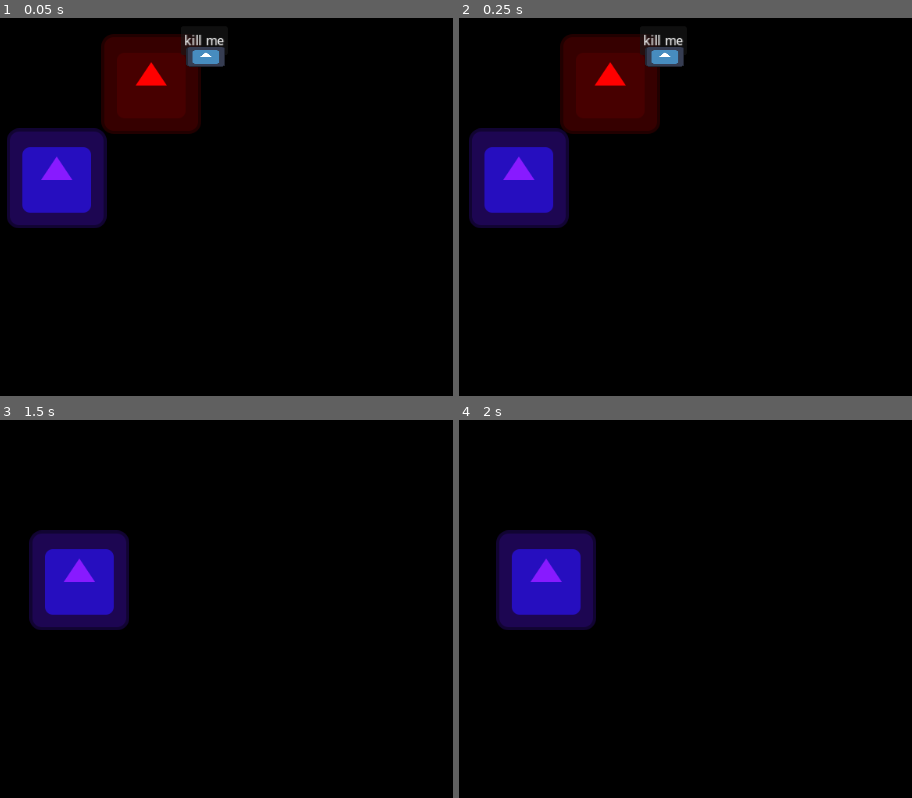
Above: before the commit, frames 1-4 (two rows, left to right).
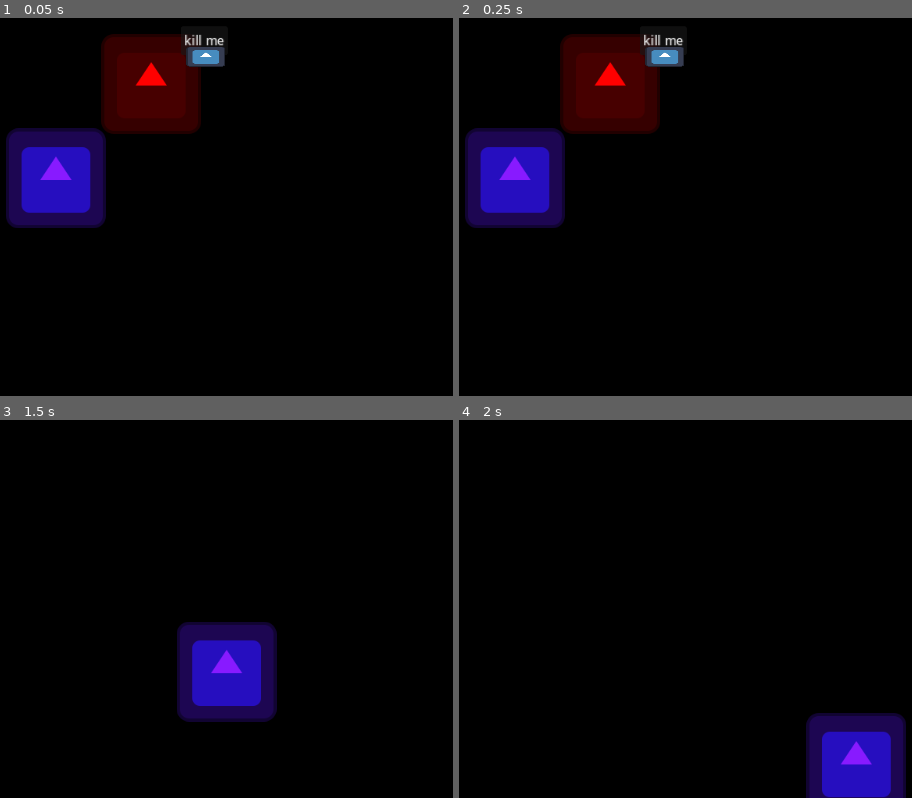
Above: after the commit, the same moments.

Repository: Valentino-02/GMTK-JamGame
Game: Godot game, scene res://src/mainGame/MainGame.tscn
Two runs of this game, one before a commit and one after it. Both use one fixed random seed, a clock stepped at 60 frames per second and the inputs below. This scene is started directly instead of the project's main scene. The engine's default icon, where the game draws it, is replaced by a stand-in: a white triangle on a blue panel in a dark square.
Inputs:
- Up to frame 1 (0.05 s): no input
- Up to frame 2 (0.25 s): no input
- Up to frame 3 (1.5 s): click "kill me" at 0.5 s; click "kill me" at 1.25 s
- Up to frame 4 (2 s): no input

The runs differ from the first frame. In frame 1, 0.3% of the frame differs, in the area x 1-24%, y 30-56%; in frame 2, 1.3%; in frame 3, 12%, in the area x 6-62%, y 29-80%; in frame 4, 11%.

Commit message:
Basics for the monolog system

Diff:
--- a/src/mainGame/MainGame.gd
+++ b/src/mainGame/MainGame.gd
@@ -4,6 +4,8 @@
 
 signal confirmEntityDrop
 signal destructionLevelChanged(newValue)
+signal nextInteraction
+signal nextMonolog
 
 @onready var artist : Artist = $Artist
 @onready var enemyHolder = $EnemyHolder
@@ -50,3 +52,14 @@
 		var enemy = createEnemy(entityData)
 		addEnemy(enemy, position)
 		confirmEntityDrop.emit()
+
+
+func wait_next_monolog():
+	$MainPath.pause()
+	await nextMonolog
+	$MainPath.play()
+
+func wait_next_interaction(): # probably won't be useful since we're not stopping the Hero during the monologs
+	$MainPath.pause()
+	await nextInteraction
+	$MainPath.play()
--- a/src/mainGame/MainGame.tscn
+++ b/src/mainGame/MainGame.tscn
@@ -1,8 +1,74 @@
-[gd_scene load_steps=4 format=3 uid="uid://cy6rfg8vo74ya"]
+[gd_scene load_steps=8 format=3 uid="uid://cy6rfg8vo74ya"]
 
 [ext_resource type="Script" path="res://src/mainGame/MainGame.gd" id="1_umqn8"]
 [ext_resource type="PackedScene" uid="uid://caf56my2j70l6" path="res://src/mainGame/artist/Artist.tscn" id="2_2kxur"]
 [ext_resource type="PackedScene" uid="uid://drdr270irnb58" path="res://src/mainGame/entities/hero/Hero.tscn" id="3_8i8y7"]
+[ext_resource type="PackedScene" uid="uid://c7lm71kklyqd6" path="res://src/UI/Monolog.tscn" id="4_ykf7q"]
+
+[sub_resource type="Animation" id="Animation_jolqv"]
+resource_name = "Main"
+length = 60.0
+tracks/0/type = "value"
+tracks/0/imported = false
+tracks/0/enabled = true
+tracks/0/path = NodePath("Hero:position")
+tracks/0/interp = 1
+tracks/0/loop_wrap = true
+tracks/0/keys = {
+"times": PackedFloat32Array(1, 2, 3),
+"transitions": PackedFloat32Array(1, 1, 1),
+"update": 0,
+"values": [Vector2(78, 321), Vector2(515, 555), Vector2(786, 313)]
+}
+tracks/1/type = "method"
+tracks/1/imported = false
+tracks/1/enabled = true
+tracks/1/path = NodePath(".")
+tracks/1/interp = 1
+tracks/1/loop_wrap = true
+tracks/1/keys = {
+"times": PackedFloat32Array(3.1),
+"transitions": PackedFloat32Array(1),
+"values": [{
+"args": [],
+"method": &"wait_next_monolog"
+}]
+}
+tracks/2/type = "method"
+tracks/2/imported = false
+tracks/2/enabled = true
+tracks/2/path = NodePath("Monolog")
+tracks/2/interp = 1
+tracks/2/loop_wrap = true
+tracks/2/keys = {
+"times": PackedFloat32Array(0.1),
+"transitions": PackedFloat32Array(1),
+"values": [{
+"args": [],
+"method": &"read_monologs"
+}]
+}
+
+[sub_resource type="Animation" id="Animation_ggpem"]
+length = 0.001
+tracks/0/type = "value"
+tracks/0/imported = false
+tracks/0/enabled = true
+tracks/0/path = NodePath("Hero:position")
+tracks/0/interp = 1
+tracks/0/loop_wrap = true
+tracks/0/keys = {
+"times": PackedFloat32Array(0),
+"transitions": PackedFloat32Array(1),
+"update": 0,
+"values": [Vector2(786, 313)]
+}
+
+[sub_resource type="AnimationLibrary" id="AnimationLibrary_41bma"]
+_data = {
+"Main": SubResource("Animation_jolqv"),
+"RESET": SubResource("Animation_ggpem")
+}
 
 [node name="MainGame" type="Node2D"]
 script = ExtResource("1_umqn8")
@@ -12,4 +78,12 @@
 [node name="EnemyHolder" type="Node2D" parent="."]
 
 [node name="Hero" parent="." instance=ExtResource("3_8i8y7")]
-position = Vector2(78, 321)
+position = Vector2(786, 313)
+
+[node name="MainPath" type="AnimationPlayer" parent="."]
+autoplay = "Main"
+libraries = {
+"": SubResource("AnimationLibrary_41bma")
+}
+
+[node name="Monolog" parent="." instance=ExtResource("4_ykf7q")]
--- a/src/mainGame/entities/hero/Hero.tscn
+++ b/src/mainGame/entities/hero/Hero.tscn
@@ -1,8 +1,10 @@
-[gd_scene load_steps=5 format=3 uid="uid://drdr270irnb58"]
+[gd_scene load_steps=6 format=3 uid="uid://drdr270irnb58"]
 
 [ext_resource type="Script" path="res://src/mainGame/entities/hero/Hero.gd" id="1_33825"]
 [ext_resource type="Texture2D" uid="uid://c6614d03fi3nc" path="res://icon.svg" id="1_vulhv"]
 [ext_resource type="PackedScene" uid="uid://b5ltrp8a64t2b" path="res://src/mainGame/entities/modules/AttackModule.tscn" id="3_bnwqv"]
+
+[sub_resource type="SpriteFrames" id="SpriteFrames_vxxej"]
 
 [sub_resource type="CircleShape2D" id="CircleShape2D_1qx4u"]
 radius = 75.1066
@@ -13,14 +15,17 @@
 baseHealth = 10
 
 [node name="AnimatedSprite2D" type="AnimatedSprite2D" parent="."]
+sprite_frames = SubResource("SpriteFrames_vxxej")
 
 [node name="TemporarySprite" type="Sprite2D" parent="."]
 modulate = Color(0.533333, 0.101961, 1, 1)
 texture = ExtResource("1_vulhv")
 
 [node name="AttackModule" parent="." instance=ExtResource("3_bnwqv")]
+visible = false
 
 [node name="HurtBox" type="Area2D" parent="."]
+visible = false
 
 [node name="CollisionShape2D" type="CollisionShape2D" parent="HurtBox"]
 shape = SubResource("CircleShape2D_1qx4u")
